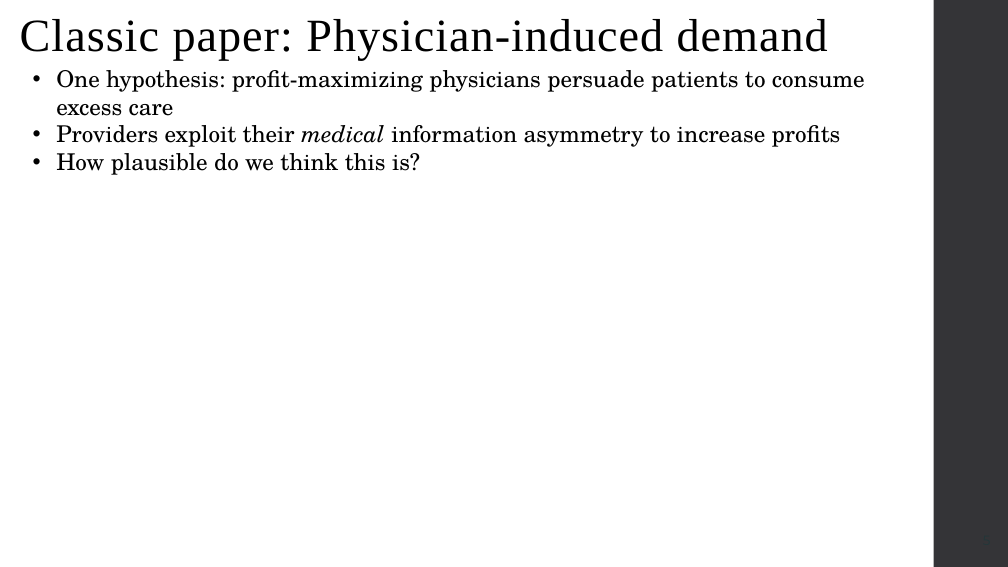
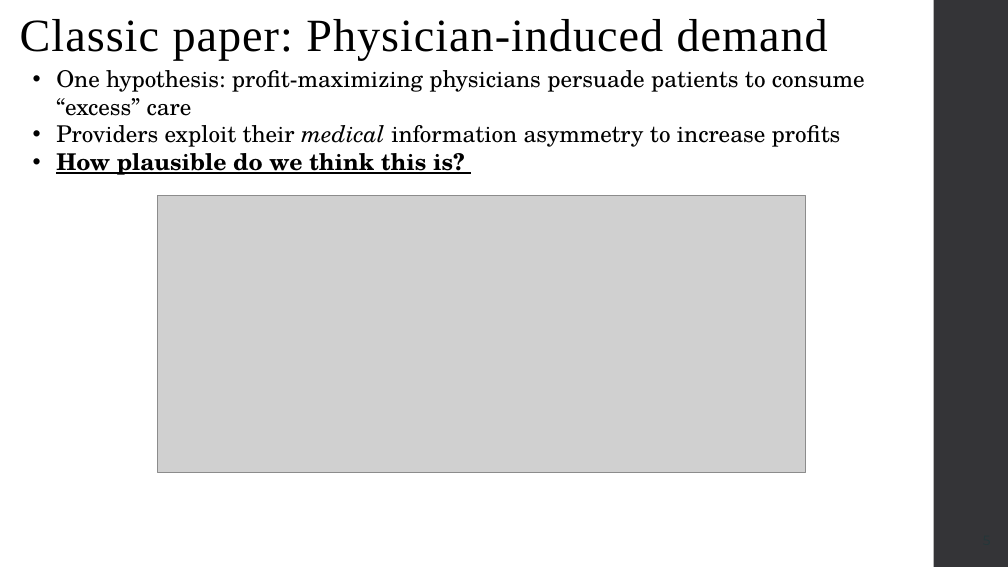
Before and after one commit to alex-hoagland/HAD6750H, a slide deck: slide 7 of Lecture05_PatientPhysicianInteractions/L5Slides_PhysicianPatientInteractions_2023W.pptx. Drawn at 1008x567 pixels with LibreOffice and Linux fonts; fonts in the diff are those of the drawing; grey boxes stand for pictures. Boxes give left, top, right and bottom in pixels: in the first picture for what was removed or moved away, otherwise in the second. Text is boxed around its words. In the diff, an @@ line names an element or a change of style, - is before the commit and + after.

```diff
--- a/Lecture05_PatientPhysicianInteractions/L5Slides_PhysicianPatientInteractions_2023W.pptx
+++ b/Lecture05_PatientPhysicianInteractions/L5Slides_PhysicianPatientInteractions_2023W.pptx
@@ text at [56,70,865,116]: text changed @@
-• One hypothesis: profit-maximizing physicians persuade patients to consume excess care
+• One hypothesis: profit-maximizing physicians persuade patients to consume “excess” care
@@ text at [56,146,465,175]: bold on, underline on in "How plausible do we think this is?" @@
@@ picture added at [157,195,805,473] @@
```
Also in this commit, not shown: 6 other slides changed, 1 slide added.
